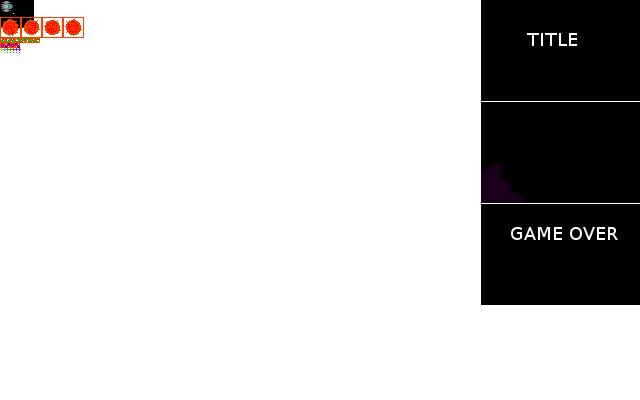
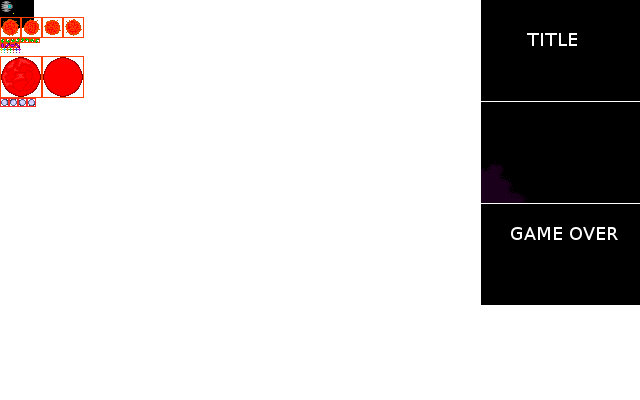
Layers edited between the first and the second w=640, h=400 image:
painted on "Stuff" over bbox(1, 57, 83, 106)
painted on "Grid" over bbox(0, 56, 84, 107)
